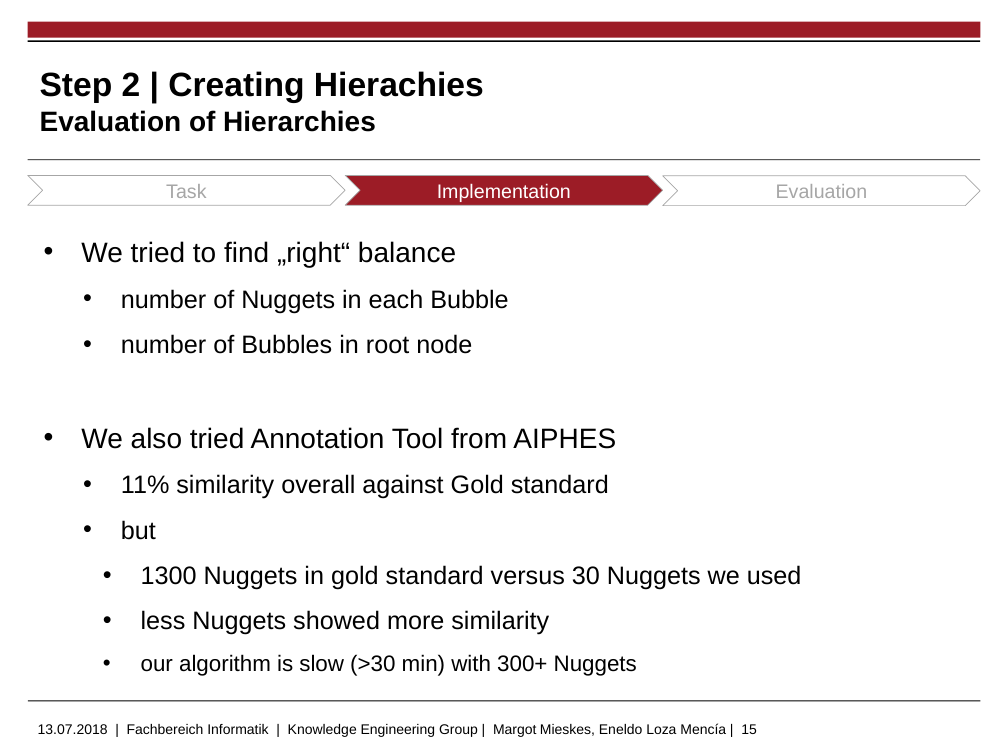
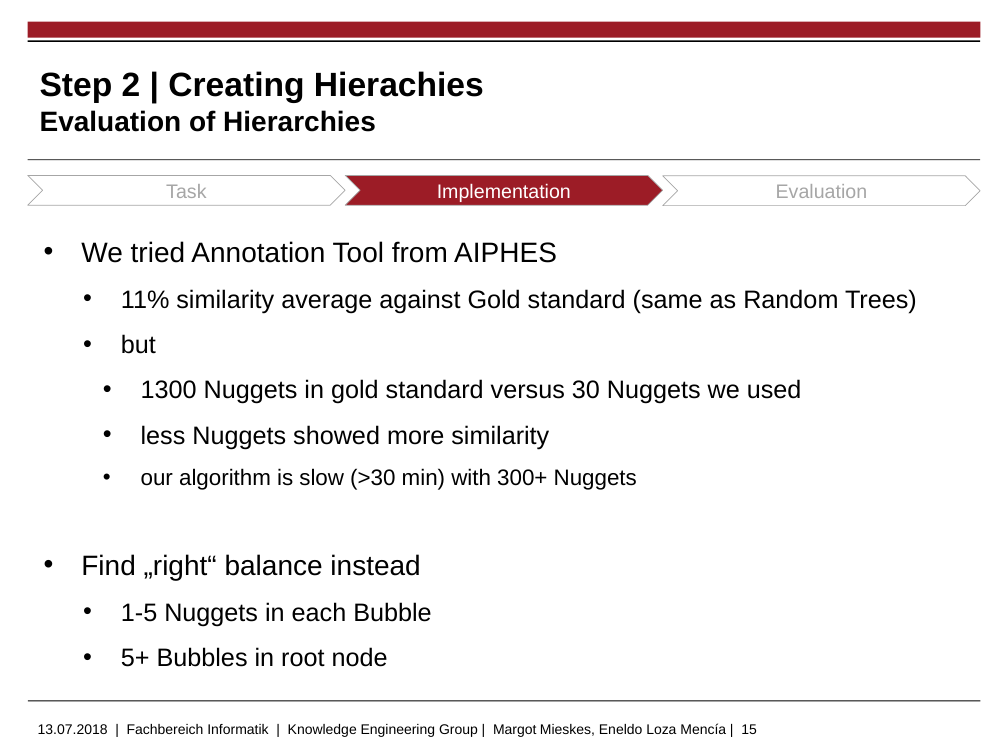
Before and after one commit to markushoehn/Auto_TextSum, a slide deck: slide 15 of presentation/20180713 Gruppe 5 - final m.pptx. Drawn at 1008x756 pixels with LibreOffice and Linux fonts; fonts in the diff are those of the drawing; background and template pictures are left out. Boxes give left, top, right and bottom in pixels: in the first picture for what was removed or moved away, otherwise in the second. Text is boxed around its words. In the diff, an @@ line names an element or a change of style, - is before the commit and + after.

```diff
--- a/presentation/20180713 Gruppe 5 - final m.pptx
+++ b/presentation/20180713 Gruppe 5 - final m.pptx
@@ text at (81,241,917,313): text changed @@
-• We tried to find „right“ balance
-    • number of Nuggets in each Bubble
-    • number of Bubbles in root node
-  • We also tried Annotation Tool from AIPHES
-    • 11% similarity overall against Gold standard
+  • We tried Annotation Tool from AIPHES
+    • 11% similarity average against Gold standard (same as Random Trees)
@@ text at (81,554,431,667): paragraphs added @@
+• Find „right“ balance instead
+    • 1-5 Nuggets in each Bubble
+    • 5+ Bubbles in root node
```
Also in this commit, not shown: 6 other slides changed, 8 other files.
